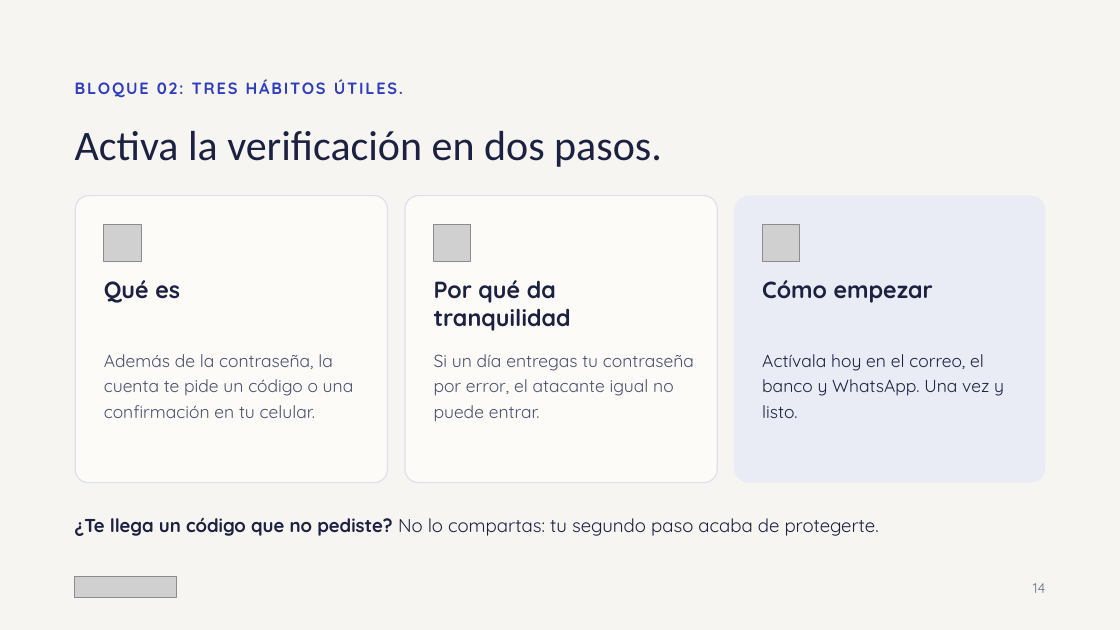
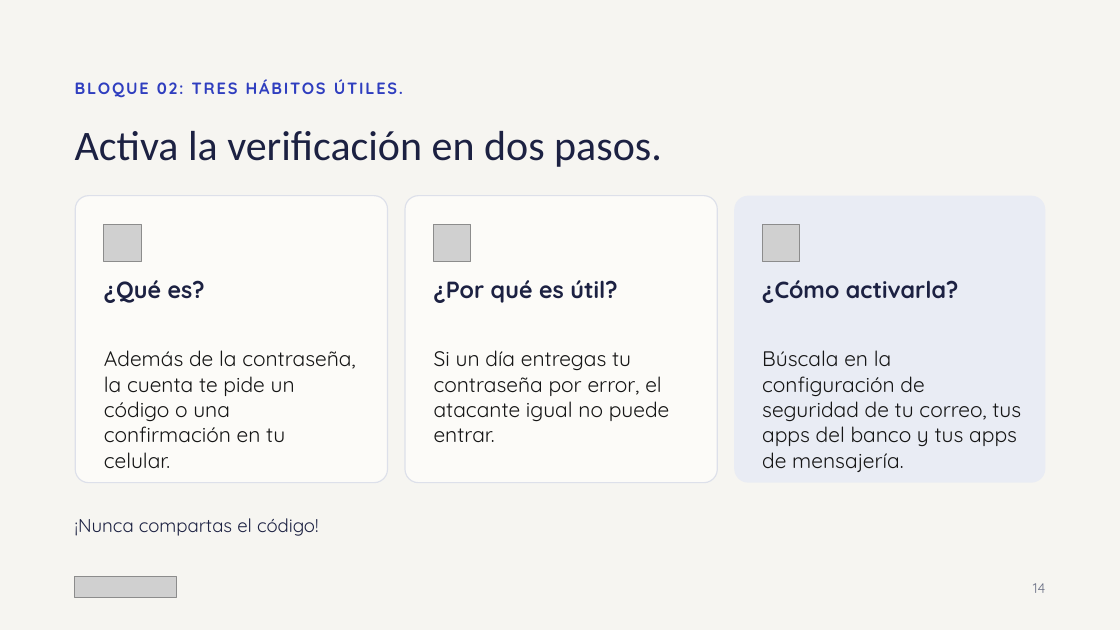
Before and after one commit to pralogy/claudecloudetemasgenerales, a slide deck: slide 14 of Ciberseguridad_sin_ansiedad.pptx. Drawn at 1120x630 pixels with LibreOffice and Linux fonts; fonts in the diff are those of the drawing; grey boxes stand for pictures. Boxes give left, top, right and bottom in pixels: in the first picture for what was removed or moved away, otherwise in the second. Text is boxed around its words. In the diff, an @@ line names an element or a change of style, - is before the commit and + after.

```diff
--- a/Ciberseguridad_sin_ansiedad.pptx
+++ b/Ciberseguridad_sin_ansiedad.pptx
@@ text at [104,280,205,303]: text changed @@
-Qué es
+¿Qué es?
@@ text at [434,280,617,303]: text changed @@
-Por qué da tranquilidad
+¿Por qué es útil?
@@ text at [762,280,959,303]: text changed @@
-Cómo empezar
+¿Cómo activarla?
@@ text "Además de la contraseña, la ..." at [104,350,355,443]: size 15 to 18 pt, text colour #4A5070 to #161616 @@
@@ text "Si un día entregas tu ..." at [434,350,670,442]: size 15 to 18 pt, text colour #4A5070 to #161616 @@
@@ text at [762,350,1021,472]: text changed; size 15 to 18 pt; text colour #1C2142 to #161616 @@
-Actívala hoy en el correo, el banco y WhatsApp. Una vez y listo.
+Búscala en la configuración de seguridad de tu correo, tus apps del banco y tus apps de mensajería.
@@ text at [75,518,318,536]: text changed @@
-¿Te llega un código que no pediste? No lo compartas: tu segundo paso acaba de protegerte.
+¡Nunca compartas el código!
```
Also in this commit, not shown: 6 other slides changed, 2 slides added, 5 slides removed.
